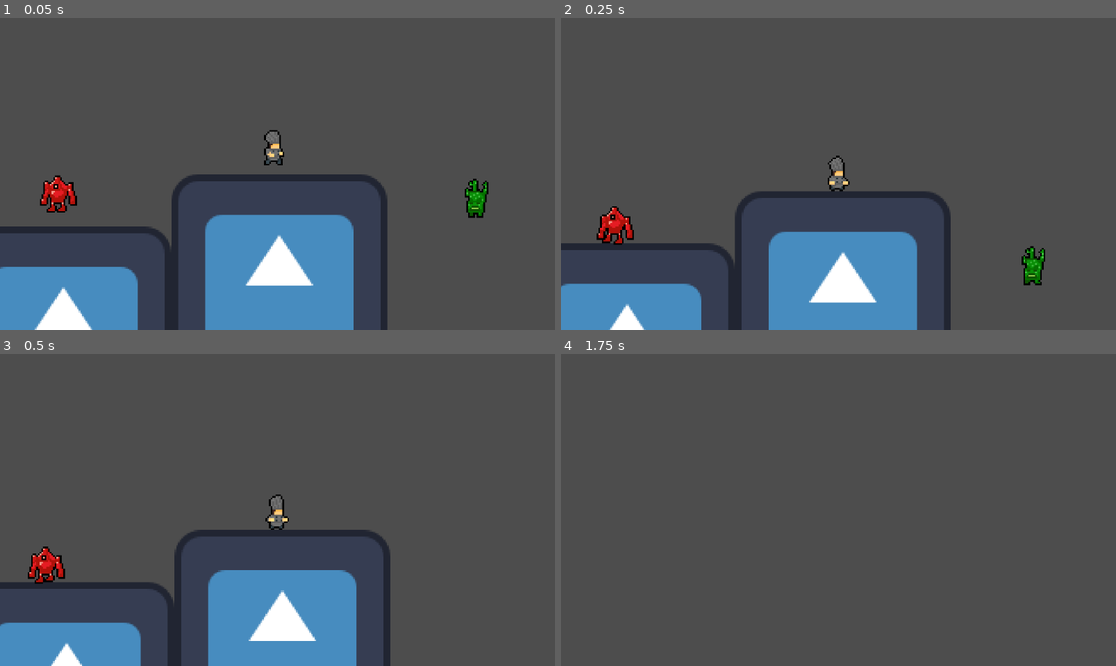
Above: before the commit, frames 1-4 (two rows, left to right).
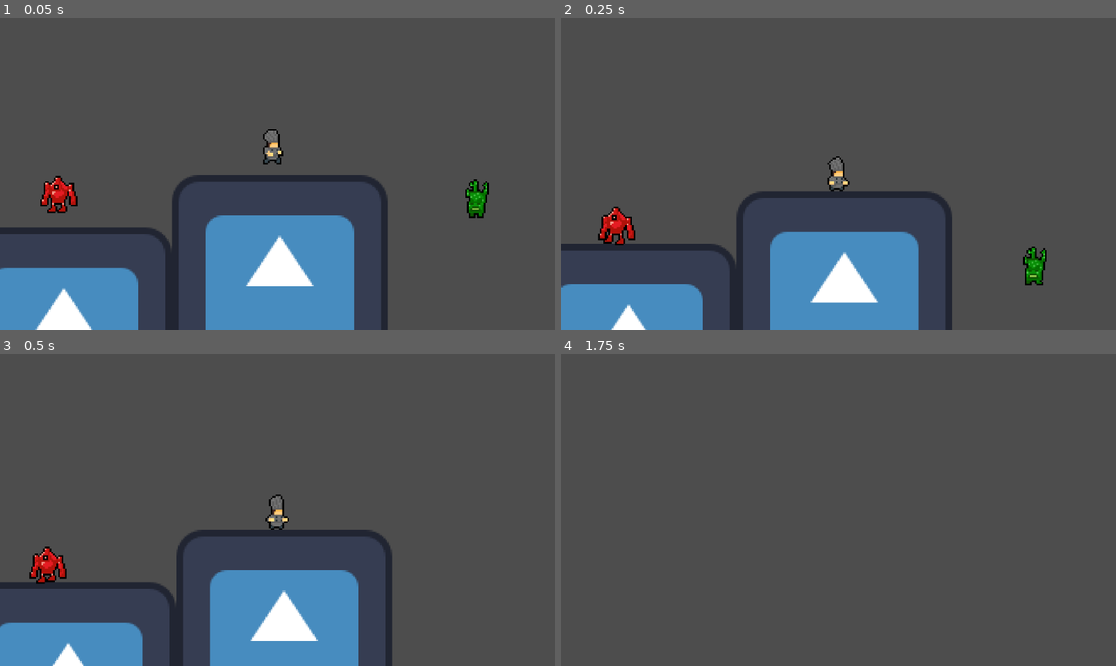
Above: after the commit, the same moments.

Repository: JomarMonreal/Super-Sous-Chef-Sonny-s-Colorful-Story-
Game: Godot game, scene res://prototype.tscn
Same seed, same stepped clock (60 frames per second), same inputs: the game is played once before the commit and once after it. The engine's default icon, where the game draws it, is replaced by a stand-in: a white triangle on a blue panel in a dark square.
Inputs:
- Up to frame 1 (0.05 s): no input
- Up to frame 2 (0.25 s): no input
- Up to frame 3 (0.5 s): no input
- Up to frame 4 (1.75 s): hold Right (move_right) from 0.53 s (still down); tap C (dash) at 0.6, 1.35 s; tap Up (jump) at 0.77, 1.52 s

The runs differ from the first frame. In frame 1, 1.4% of the frame differs, in the area x 0-89%, y 35-100%; in frame 2, 1.7%, in the area x 0-88%, y 44-100%; in frame 3, 1.5%; in frame 4, nothing differs.

Commit message:
feat: Added dead and hurt states on player and enemy

Diff:
--- a/Base/Scenes/dash_controller.tscn
+++ b/Base/Scenes/dash_controller.tscn
@@ -8,7 +8,7 @@
 dash_speed = 1000.0
 
 [node name="DashingCooldownTimer" type="Timer" parent="."]
-wait_time = 0.5
+wait_time = 0.25
 
 [node name="DashDelayTimer" type="Timer" parent="."]
 
--- a/Base/dash_controller.gd
+++ b/Base/dash_controller.gd
@@ -18,6 +18,7 @@
 signal dash_start
 signal dash_finished
 signal cooldown_finished
+signal dash_interrupted(body: Node2D)
 
 @onready var cooldown_timer: Timer = $DashingCooldownTimer
 @onready var delay_timer: Timer = $DashDelayTimer
@@ -80,6 +81,7 @@
 	var collision := controlled_body.move_and_collide(motion)
 
 	if collision:
+		dash_interrupted.emit(collision.get_collider())
 		_finish_dash()
 		return
 
--- a/Objects/Chef/Chef.tscn
+++ b/Objects/Chef/Chef.tscn
@@ -24,18 +24,26 @@
 [ext_resource type="Texture2D" uid="uid://cwq5d3nuwpyxc" path="res://Objects/Chef/Sprites/Walk/tile000.png" id="10_myb8i"]
 [ext_resource type="Texture2D" uid="uid://c71yf1qbndrf" path="res://Objects/Chef/Sprites/DashV2/tile007.png" id="11_6x0xk"]
 [ext_resource type="Texture2D" uid="uid://dlxe5f3xiv6wt" path="res://Objects/Chef/Sprites/Falling/tile002.png" id="11_cvesq"]
+[ext_resource type="Texture2D" uid="uid://dtuh38hlesm3w" path="res://Objects/Chef/Sprites/Dead/tile000.png" id="11_fa82u"]
 [ext_resource type="Texture2D" uid="uid://drfluc34gt31a" path="res://Objects/Chef/Sprites/Walk/tile001.png" id="11_yjrt3"]
 [ext_resource type="Texture2D" uid="uid://csvqcfr4f1rir" path="res://Objects/Chef/Sprites/Falling/tile003.png" id="12_3n1bv"]
+[ext_resource type="Texture2D" uid="uid://cr5qjdbavel0j" path="res://Objects/Chef/Sprites/Dead/tile001.png" id="12_gn3ia"]
 [ext_resource type="Texture2D" uid="uid://clj3maw1sb2s3" path="res://Objects/Chef/Sprites/Walk/tile002.png" id="12_nu8pr"]
+[ext_resource type="Texture2D" uid="uid://ux4hyefdtyj7" path="res://Objects/Chef/Sprites/Dead/tile002.png" id="13_2hvyt"]
 [ext_resource type="Texture2D" uid="uid://bcdwcdyy5bu3j" path="res://Objects/Chef/Sprites/Walk/tile003.png" id="13_e3vyr"]
+[ext_resource type="Texture2D" uid="uid://ccga0fnlvd6ip" path="res://Objects/Chef/Sprites/Dead/tile003.png" id="14_4g66w"]
 [ext_resource type="Texture2D" uid="uid://cm5b7p85p1gny" path="res://Objects/Chef/Sprites/Walk/tile004.png" id="14_vlq3j"]
 [ext_resource type="Texture2D" uid="uid://b1fjnjic7odq5" path="res://Objects/Chef/Sprites/Walk/tile005.png" id="15_1ht0x"]
 [ext_resource type="Texture2D" uid="uid://c25k1lfysjnq6" path="res://Objects/Chef/Sprites/Jumping/tile000.png" id="15_6oj22"]
+[ext_resource type="Texture2D" uid="uid://cwupgblga7hmv" path="res://Objects/Chef/Sprites/Dead/tile004.png" id="15_mxofw"]
 [ext_resource type="Texture2D" uid="uid://dxjcanf0df5m6" path="res://Objects/Chef/Sprites/Jumping/tile001.png" id="16_0djbx"]
+[ext_resource type="Texture2D" uid="uid://cw6s0erqo8013" path="res://Objects/Chef/Sprites/Dead/tile005.png" id="16_0w5aj"]
 [ext_resource type="Texture2D" uid="uid://bl4o3qy55c5sk" path="res://Objects/Chef/Sprites/Walk/tile006.png" id="16_uxhdq"]
+[ext_resource type="Texture2D" uid="uid://bgsetgmhqps0r" path="res://Objects/Chef/Sprites/Dead/tile006.png" id="17_6x55e"]
 [ext_resource type="Texture2D" uid="uid://byah37dumlpv0" path="res://Objects/Chef/Sprites/Jumping/tile002.png" id="17_djgt7"]
 [ext_resource type="Texture2D" uid="uid://dd0606atgonn1" path="res://Objects/Chef/Sprites/Walk/tile007.png" id="17_qdofp"]
 [ext_resource type="Texture2D" uid="uid://bpxr1nq588h1g" path="res://Objects/Chef/Sprites/Jumping/tile003.png" id="18_81q7c"]
+[ext_resource type="Texture2D" uid="uid://bw5p2rh8gtk6r" path="res://Objects/Chef/Sprites/Dead/tile007.png" id="18_kp4df"]
 [ext_resource type="Script" uid="uid://djgcf5ceh1vpd" path="res://Objects/Chef/States/chef_jumping.gd" id="31_g0qw0"]
 [ext_resource type="Script" uid="uid://dj2j8l0a87bl4" path="res://Objects/Chef/States/chef_falling.gd" id="32_0djbx"]
 [ext_resource type="Script" uid="uid://dfy0ueh6dkoii" path="res://Objects/Chef/States/chef_hurt.gd" id="40_6dtab"]
@@ -78,6 +86,59 @@
 }, {
 "frames": [{
 "duration": 1.0,
+"texture": ExtResource("11_fa82u")
+}, {
+"duration": 1.0,
+"texture": ExtResource("11_fa82u")
+}, {
+"duration": 1.0,
+"texture": ExtResource("12_gn3ia")
+}, {
+"duration": 1.0,
+"texture": ExtResource("12_gn3ia")
+}, {
+"duration": 1.0,
+"texture": ExtResource("13_2hvyt")
+}, {
+"duration": 1.0,
+"texture": ExtResource("13_2hvyt")
+}, {
+"duration": 1.0,
+"texture": ExtResource("14_4g66w")
+}, {
+"duration": 1.0,
+"texture": ExtResource("15_mxofw")
+}, {
+"duration": 1.0,
+"texture": ExtResource("14_4g66w")
+}, {
+"duration": 1.0,
+"texture": ExtResource("15_mxofw")
+}, {
+"duration": 1.0,
+"texture": ExtResource("16_0w5aj")
+}, {
+"duration": 1.0,
+"texture": ExtResource("16_0w5aj")
+}, {
+"duration": 1.0,
+"texture": ExtResource("17_6x55e")
+}, {
+"duration": 1.0,
+"texture": ExtResource("17_6x55e")
+}, {
+"duration": 1.0,
+"texture": ExtResource("18_kp4df")
+}, {
+"duration": 1.0,
+"texture": ExtResource("18_kp4df")
+}],
+"loop": false,
+"name": &"Dead",
+"speed": 5.0
+}, {
+"frames": [{
+"duration": 1.0,
 "texture": ExtResource("9_6x0xk")
 }, {
 "duration": 1.0,
@@ -185,6 +246,7 @@
 
 [node name="Chef" type="CharacterBody2D"]
 z_index = 1
+position = Vector2(-1, -1)
 script = ExtResource("1_bh4l4")
 
 [node name="SideScrollingMovement" type="Node" parent="."]
@@ -211,9 +273,8 @@
 texture_filter = 1
 material = SubResource("ShaderMaterial_yjrt3")
 sprite_frames = SubResource("SpriteFrames_v6i6m")
-animation = &"Walk"
+animation = &"Dead"
 autoplay = "Idle"
-frame_progress = 0.7178184
 speed_scale = 4.0
 
 [node name="ColorComponent" parent="AnimatedSprite2D" instance=ExtResource("40_bpugb")]
@@ -256,4 +317,6 @@
 script = ExtResource("41_1d1m7")
 
 [connection signal="timeout" from="HealthController/HurtCooldownTimer" to="HealthController" method="_on_hurt_cooldown_timer_timeout"]
+[connection signal="dash_interrupted" from="DashController" to="." method="_on_dash_controller_dash_interrupted"]
+[connection signal="dash_start" from="DashController" to="." method="_on_dash_controller_dash_start"]
 [connection signal="body_entered" from="Hitbox" to="." method="_on_hitbox_body_entered"]
--- a/Objects/Chef/States/chef_dead.gd
+++ b/Objects/Chef/States/chef_dead.gd
@@ -8,7 +8,7 @@
 func enter() -> void:
 	oscillation_time = 0
 	var chef := entity as Chef
-	_start_blinking(chef, 3, 0.2)  # blink 3 times, 0.2s per toggle
+	chef.sprite.play("Dead")
 
 
 func physics_process(delta: float) -> int:
@@ -17,22 +17,9 @@
 	# after enough time, mark chef as dead and hide
 	if oscillation_time > 8:
 		chef_dead.emit()
-		chef.sprite.visible = false
+		chef.queue_free()
 		return ChefBaseState.State.Dead
 
 	oscillation_time += delta * oscillation_speed
 
 	return ChefBaseState.State.Dead
-
-
-func _start_blinking(chef: Chef, blinks: int, interval: float) -> void:
-	blink(blinks, interval, chef)
-
-
-func blink(blinks: int, interval: float, chef: Chef) -> void:
-	await get_tree().process_frame
-	for i in range(blinks * 2):
-		chef.sprite.visible = not chef.sprite.visible
-		await get_tree().create_timer(interval).timeout
-	# end fully invisible (so it looks “dead”)
-	chef.sprite.visible = false
--- a/Objects/Chef/chef.gd
+++ b/Objects/Chef/chef.gd
@@ -27,10 +27,25 @@
 	emit_signal("dashing")
 
 
+
 func _on_hitbox_body_entered(body: Node2D) -> void:
+	if ((body is Enemy or body is Bullet) and !health_controller.is_hurt and !dash_controller.is_on_cooldown):
+		if body is Enemy:
+			health_controller.take_damage(1)
+			enemy_entered = body
+
+			if health_controller.health <= 0:
+				return states.change_state(ChefBaseState.State.Dead)
+			states.change_state(ChefBaseState.State.Hurt)
+
+
+
+func _on_dash_controller_dash_interrupted(body: Node2D) -> void:
 	if ((body is Enemy or body is Bullet) and !health_controller.is_hurt):
 		if body is Enemy:
-			if dash_controller.is_dashing and body.states.current_state != body.states.states[EnemyBaseState.State.Guarding]:
+			enemy_entered = body
+			enemy_entered.collider_entered = self
+			if body.states.current_state != body.states.states[EnemyBaseState.State.Guarding]:
 				body.health_controller.take_damage(1)
 			else:
 				health_controller.take_damage(1)
--- a/Objects/Enemy/Enemy.tscn
+++ b/Objects/Enemy/Enemy.tscn
@@ -14,7 +14,6 @@
 [ext_resource type="Texture2D" uid="uid://lv8wwu8fev2y" path="res://Objects/Enemy/Sprites/Green/tile023.png" id="10_wg5ps"]
 [ext_resource type="Script" uid="uid://bdqj8hl7k8x3e" path="res://Objects/Enemy/States/enemy_walk.gd" id="11_2r3xr"]
 [ext_resource type="Texture2D" uid="uid://cmyle68hccimj" path="res://Objects/Enemy/Sprites/Green/tile008.png" id="11_kaslg"]
-[ext_resource type="Script" uid="uid://b4e0c34megjsp" path="res://Objects/Enemy/enemy_state.gd" id="11_sbrxe"]
 [ext_resource type="Texture2D" uid="uid://bts207a2fqyh3" path="res://Objects/Enemy/Sprites/Green/tile009.png" id="12_1n2j4"]
 [ext_resource type="Texture2D" uid="uid://b2i5h50tmv6ha" path="res://Objects/Enemy/Sprites/Green/tile010.png" id="13_uift4"]
 [ext_resource type="Texture2D" uid="uid://cyd66yg4ry76h" path="res://Objects/Enemy/Sprites/Green/tile011.png" id="14_x85o4"]
@@ -32,6 +31,8 @@
 [ext_resource type="Texture2D" uid="uid://vk88imlvx34b" path="res://Objects/Enemy/Sprites/Green/tile007.png" id="26_v3fsn"]
 [ext_resource type="Script" uid="uid://h1bl61hrk6cu" path="res://Objects/Enemy/States/enemy_attacking.gd" id="29_5ccqh"]
 [ext_resource type="Script" uid="uid://b0m6vfj64ub4" path="res://Objects/Enemy/States/enemy_guarding.gd" id="31_nqhjh"]
+[ext_resource type="Script" uid="uid://ec84adcjxicg" path="res://Objects/Enemy/States/enemy_hurt.gd" id="32_ntf3j"]
+[ext_resource type="Script" uid="uid://emn72kkn1y2v" path="res://Objects/Enemy/dead.gd" id="33_ntf3j"]
 
 [sub_resource type="SpriteFrames" id="SpriteFrames_i2r1b"]
 animations = [{
@@ -185,11 +186,11 @@
 wait_time = 2.0
 
 [node name="Hurt" type="Node" parent="EnemyStateManager"]
-script = ExtResource("11_sbrxe")
+script = ExtResource("32_ntf3j")
 metadata/_custom_type_script = "uid://b4e0c34megjsp"
 
 [node name="Dead" type="Node" parent="EnemyStateManager"]
-script = ExtResource("11_sbrxe")
+script = ExtResource("33_ntf3j")
 metadata/_custom_type_script = "uid://b4e0c34megjsp"
 
 [connection signal="timeout" from="EnemyStateManager/Guarding/GuardDuration" to="EnemyStateManager/Guarding" method="_on_guard_duration_timeout"]
--- a/Objects/Enemy/Scenes/BlueEnemy.tscn
+++ b/Objects/Enemy/Scenes/BlueEnemy.tscn
@@ -33,6 +33,7 @@
 [ext_resource type="Script" uid="uid://h1bl61hrk6cu" path="res://Objects/Enemy/States/enemy_attacking.gd" id="30_at1ms"]
 [ext_resource type="Script" uid="uid://b0m6vfj64ub4" path="res://Objects/Enemy/States/enemy_guarding.gd" id="31_p5pp3"]
 [ext_resource type="Script" uid="uid://b4e0c34megjsp" path="res://Objects/Enemy/enemy_state.gd" id="32_kbmd4"]
+[ext_resource type="Script" uid="uid://ec84adcjxicg" path="res://Objects/Enemy/States/enemy_hurt.gd" id="33_pfufw"]
 
 [sub_resource type="SpriteFrames" id="SpriteFrames_i2r1b"]
 animations = [{
@@ -139,6 +140,7 @@
 visual_path = NodePath("../AnimatedSprite2D")
 
 [node name="HealthController" parent="." instance=ExtResource("3_dxjjj")]
+health = 3
 
 [node name="DashController" parent="." instance=ExtResource("3_pfufw")]
 dash_distance = 40.0
@@ -193,11 +195,13 @@
 wait_time = 2.0
 
 [node name="Hurt" type="Node" parent="EnemyStateManager"]
-script = ExtResource("32_kbmd4")
+script = ExtResource("33_pfufw")
 metadata/_custom_type_script = "uid://b4e0c34megjsp"
 
 [node name="Dead" type="Node" parent="EnemyStateManager"]
 script = ExtResource("32_kbmd4")
 metadata/_custom_type_script = "uid://b4e0c34megjsp"
 
+[connection signal="damaged" from="HealthController" to="." method="_on_health_controller_damaged"]
+[connection signal="dead" from="HealthController" to="." method="_on_health_controller_dead"]
 [connection signal="timeout" from="EnemyStateManager/Guarding/GuardDuration" to="EnemyStateManager/Guarding" method="_on_guard_duration_timeout"]
--- a/Objects/Enemy/Scenes/GreenEnemy.tscn
+++ b/Objects/Enemy/Scenes/GreenEnemy.tscn
@@ -33,6 +33,7 @@
 [ext_resource type="Script" uid="uid://h1bl61hrk6cu" path="res://Objects/Enemy/States/enemy_attacking.gd" id="30_0ym0c"]
 [ext_resource type="Script" uid="uid://b0m6vfj64ub4" path="res://Objects/Enemy/States/enemy_guarding.gd" id="31_t130l"]
 [ext_resource type="Script" uid="uid://b4e0c34megjsp" path="res://Objects/Enemy/enemy_state.gd" id="32_skhwi"]
+[ext_resource type="Script" uid="uid://ec84adcjxicg" path="res://Objects/Enemy/States/enemy_hurt.gd" id="33_rytl7"]
 
 [sub_resource type="SpriteFrames" id="SpriteFrames_i2r1b"]
 animations = [{
@@ -190,11 +191,13 @@
 wait_time = 2.0
 
 [node name="Hurt" type="Node" parent="EnemyStateManager"]
-script = ExtResource("32_skhwi")
+script = ExtResource("33_rytl7")
 metadata/_custom_type_script = "uid://b4e0c34megjsp"
 
 [node name="Dead" type="Node" parent="EnemyStateManager"]
 script = ExtResource("32_skhwi")
 metadata/_custom_type_script = "uid://b4e0c34megjsp"
 
+[connection signal="damaged" from="HealthController" to="." method="_on_health_controller_damaged"]
+[connection signal="dead" from="HealthController" to="." method="_on_health_controller_dead"]
 [connection signal="timeout" from="EnemyStateManager/Guarding/GuardDuration" to="EnemyStateManager/Guarding" method="_on_guard_duration_timeout"]
--- a/Objects/Enemy/Scenes/OrangeEnemy.tscn
+++ b/Objects/Enemy/Scenes/OrangeEnemy.tscn
@@ -33,6 +33,7 @@
 [ext_resource type="Script" uid="uid://h1bl61hrk6cu" path="res://Objects/Enemy/States/enemy_attacking.gd" id="30_wovls"]
 [ext_resource type="Script" uid="uid://b0m6vfj64ub4" path="res://Objects/Enemy/States/enemy_guarding.gd" id="31_psw1n"]
 [ext_resource type="Script" uid="uid://b4e0c34megjsp" path="res://Objects/Enemy/enemy_state.gd" id="32_64gbi"]
+[ext_resource type="Script" uid="uid://ec84adcjxicg" path="res://Objects/Enemy/States/enemy_hurt.gd" id="33_ftw8t"]
 
 [sub_resource type="SpriteFrames" id="SpriteFrames_i2r1b"]
 animations = [{
@@ -139,6 +140,7 @@
 visual_path = NodePath("../AnimatedSprite2D")
 
 [node name="HealthController" parent="." instance=ExtResource("3_irjtd")]
+health = 2
 
 [node name="DashController" parent="." instance=ExtResource("3_ftw8t")]
 dash_distance = 0.0
@@ -191,12 +193,14 @@
 wait_time = 2.0
 
 [node name="Hurt" type="Node" parent="EnemyStateManager"]
-script = ExtResource("32_64gbi")
+script = ExtResource("33_ftw8t")
 metadata/_custom_type_script = "uid://b4e0c34megjsp"
 
 [node name="Dead" type="Node" parent="EnemyStateManager"]
 script = ExtResource("32_64gbi")
 metadata/_custom_type_script = "uid://b4e0c34megjsp"
 
+[connection signal="damaged" from="HealthController" to="." method="_on_health_controller_damaged"]
+[connection signal="dead" from="HealthController" to="." method="_on_health_controller_dead"]
 [connection signal="dash_start" from="DashController" to="EnemyStateManager/Attacking" method="_on_dash_controller_dash_start"]
 [connection signal="timeout" from="EnemyStateManager/Guarding/GuardDuration" to="EnemyStateManager/Guarding" method="_on_guard_duration_timeout"]
--- a/Objects/Enemy/Scenes/PurpleEnemy.tscn
+++ b/Objects/Enemy/Scenes/PurpleEnemy.tscn
@@ -33,6 +33,7 @@
 [ext_resource type="Script" uid="uid://h1bl61hrk6cu" path="res://Objects/Enemy/States/enemy_attacking.gd" id="30_75mne"]
 [ext_resource type="Script" uid="uid://b0m6vfj64ub4" path="res://Objects/Enemy/States/enemy_guarding.gd" id="31_qeno5"]
 [ext_resource type="Script" uid="uid://b4e0c34megjsp" path="res://Objects/Enemy/enemy_state.gd" id="32_n8ig3"]
+[ext_resource type="Script" uid="uid://ec84adcjxicg" path="res://Objects/Enemy/States/enemy_hurt.gd" id="33_tenx1"]
 
 [sub_resource type="SpriteFrames" id="SpriteFrames_i2r1b"]
 animations = [{
@@ -150,6 +151,7 @@
 visual_path = NodePath("../AnimatedSprite2D")
 
 [node name="HealthController" parent="." instance=ExtResource("3_toqif")]
+health = 3
 
 [node name="DashController" parent="." instance=ExtResource("3_tenx1")]
 dash_distance = 5.0
@@ -203,11 +205,13 @@
 wait_time = 2.0
 
 [node name="Hurt" type="Node" parent="EnemyStateManager"]
-script = ExtResource("32_n8ig3")
+script = ExtResource("33_tenx1")
 metadata/_custom_type_script = "uid://b4e0c34megjsp"
 
 [node name="Dead" type="Node" parent="EnemyStateManager"]
 script = ExtResource("32_n8ig3")
 metadata/_custom_type_script = "uid://b4e0c34megjsp"
 
+[connection signal="damaged" from="HealthController" to="." method="_on_health_controller_damaged"]
+[connection signal="dead" from="HealthController" to="." method="_on_health_controller_dead"]
 [connection signal="timeout" from="EnemyStateManager/Guarding/GuardDuration" to="EnemyStateManager/Guarding" method="_on_guard_duration_timeout"]
--- a/Objects/Enemy/Scenes/RedEnemy.tscn
+++ b/Objects/Enemy/Scenes/RedEnemy.tscn
@@ -33,6 +33,7 @@
 [ext_resource type="Script" uid="uid://h1bl61hrk6cu" path="res://Objects/Enemy/States/enemy_attacking.gd" id="30_kt8qg"]
 [ext_resource type="Script" uid="uid://b0m6vfj64ub4" path="res://Objects/Enemy/States/enemy_guarding.gd" id="31_dptjw"]
 [ext_resource type="Script" uid="uid://b4e0c34megjsp" path="res://Objects/Enemy/enemy_state.gd" id="32_i03re"]
+[ext_resource type="Script" uid="uid://ec84adcjxicg" path="res://Objects/Enemy/States/enemy_hurt.gd" id="33_nmj0v"]
 
 [sub_resource type="SpriteFrames" id="SpriteFrames_i2r1b"]
 animations = [{
@@ -139,6 +140,7 @@
 visual_path = NodePath("../AnimatedSprite2D")
 
 [node name="HealthController" parent="." instance=ExtResource("3_dem81")]
+health = 5
 
 [node name="DashController" parent="." instance=ExtResource("3_3daaw")]
 dash_distance = 0.0
@@ -192,11 +194,13 @@
 wait_time = 2.0
 
 [node name="Hurt" type="Node" parent="EnemyStateManager"]
-script = ExtResource("32_i03re")
+script = ExtResource("33_nmj0v")
 metadata/_custom_type_script = "uid://b4e0c34megjsp"
 
 [node name="Dead" type="Node" parent="EnemyStateManager"]
 script = ExtResource("32_i03re")
 metadata/_custom_type_script = "uid://b4e0c34megjsp"
 
+[connection signal="damaged" from="HealthController" to="." method="_on_health_controller_damaged"]
+[connection signal="dead" from="HealthController" to="." method="_on_health_controller_dead"]
 [connection signal="timeout" from="EnemyStateManager/Guarding/GuardDuration" to="EnemyStateManager/Guarding" method="_on_guard_duration_timeout"]
--- a/Objects/Enemy/Scenes/YellowEnemy.tscn
+++ b/Objects/Enemy/Scenes/YellowEnemy.tscn
@@ -33,7 +33,7 @@
 [ext_resource type="Script" uid="uid://h1bl61hrk6cu" path="res://Objects/Enemy/States/enemy_attacking.gd" id="30_70lbu"]
 [ext_resource type="Script" uid="uid://b0m6vfj64ub4" path="res://Objects/Enemy/States/enemy_guarding.gd" id="31_aopvj"]
 [ext_resource type="Script" uid="uid://b4e0c34megjsp" path="res://Objects/Enemy/enemy_state.gd" id="32_fmngu"]
-[ext_resource type="Script" uid="uid://b65xkpfo6sqxk" path="res://Objects/Enemy/Scenes/enemy_hurt.gd" id="33_xfykc"]
+[ext_resource type="Script" uid="uid://ec84adcjxicg" path="res://Objects/Enemy/States/enemy_hurt.gd" id="33_xfykc"]
 
 [sub_resource type="SpriteFrames" id="SpriteFrames_i2r1b"]
 animations = [{
@@ -141,6 +141,8 @@
 visual_path = NodePath("../AnimatedSprite2D")
 
 [node name="HealthController" parent="." instance=ExtResource("3_nws34")]
+position = Vector2(-1, 0)
+health = 3
 
 [node name="DashController" parent="." instance=ExtResource("3_xfykc")]
 dash_distance = 40.0
@@ -201,4 +203,6 @@
 script = ExtResource("32_fmngu")
 metadata/_custom_type_script = "uid://b4e0c34megjsp"
 
+[connection signal="damaged" from="HealthController" to="." method="_on_health_controller_damaged"]
+[connection signal="dead" from="HealthController" to="." method="_on_health_controller_dead"]
 [connection signal="timeout" from="EnemyStateManager/Guarding/GuardDuration" to="EnemyStateManager/Guarding" method="_on_guard_duration_timeout"]
--- a/Objects/Enemy/Scenes/enemy_hurt.gd
+++ /dev/null
@@ -1,60 +0,0 @@
-extends EnemyBaseState
-
-var oscillation_time: float = 0.0
-var oscillation_speed: float = 5.0          # how quickly hurt time ends
-var knockback_speed: float = 280.0          # push strength
-var knockback_damp: float = 10.0            # easing toward 0 velocity
-
-func enter() -> void:
-	oscillation_time = 0.0
-	var enemy := entity as Enemy
-
-	# knockback away from attacker if we have reference
-	if enemy.last_attacker and enemy.last_attacker is Node2D:
-		var dx = enemy.global_position.x - enemy.last_attacker.global_position.x
-		var dir_x := 1.0 if dx > 0 else -1.0
-		enemy.character_movement.velocity.x = dir_x * knockback_speed
-
-	# play hurt animation if available
-	if enemy.sprite.has_animation("Hurt"):
-		enemy.sprite.play("Hurt")
-
-	# blink 3 times
-	_start_blinking(enemy, 3, 0.15)
-
-
-func process(delta: float) -> int:
-	var enemy := entity as Enemy
-
-	# end hurt window
-	if oscillation_time > 1.0:
-		enemy.character_movement.velocity.x = 0.0
-		return EnemyBaseState.State.Moving   # back to moving (or Idle if you prefer)
-
-	oscillation_time += delta * oscillation_speed
-
-	# gravity if airborne
-	if not enemy.is_on_floor():
-		enemy.character_movement.velocity += enemy.get_gravity() * delta
-
-	# damp knockback
-	enemy.character_movement.velocity.x = move_toward(
-		enemy.character_movement.velocity.x,
-		0.0,
-		knockback_damp * knockback_speed * delta
-	)
-
-	enemy.character_movement.move(delta)
-	return EnemyBaseState.State.Hurt
-
-
-# --- Blinking Helper ---
-func _start_blinking(enemy: Enemy, blinks: int, interval: float) -> void:
-	blink(blinks, interval, enemy)
-
-func blink(blinks: int, interval: float, enemy: Enemy) -> void:
-	await get_tree().process_frame
-	for i in range(blinks * 2):
-		enemy.sprite.visible = not enemy.sprite.visible
-		await get_tree().create_timer(interval).timeout
-	enemy.sprite.visible = true
--- /dev/null
+++ b/Objects/Enemy/States/enemy_hurt.gd
@@ -0,0 +1,51 @@
+extends EnemyBaseState
+
+var oscillation_time: float = 0.0
+var hurt_duration: float = 0.5              # how long the hurt state lasts
+var knockback_speed: float = 320.0          # initial push strength
+var knockback_damp: float = 8.0             # easing factor
+
+func enter() -> void:
+	oscillation_time = 0.0
+
+	var enemy := entity as Enemy
+	_start_blinking(enemy, 3, 0.09)
+	print(enemy.collider_entered)
+
+	# Apply knockback away from attacker
+	if enemy.collider_entered is Node2D:
+		var intruder := enemy.collider_entered as Node2D
+		var dir_x = sign(enemy.global_position.x - intruder.global_position.x)
+		enemy.velocity.x = dir_x * knockback_speed
+
+
+func physics_process(delta: float) -> int:
+	var enemy := entity as Enemy
+
+	oscillation_time += delta
+	if oscillation_time > hurt_duration:
+		return EnemyBaseState.State.Moving
+
+	# Apply gravity
+	if not enemy.is_on_floor():
+		enemy.velocity += enemy.get_gravity() * delta
+
+	# Smooth knockback decay
+	enemy.velocity.x = move_toward(enemy.velocity.x, 0.0, knockback_damp * delta * knockback_speed)
+
+	# ✅ Important: move the character with its velocity
+	enemy.move_and_slide()
+
+	return EnemyBaseState.State.Hurt
+
+
+func _start_blinking(enemy: Enemy, blinks: int, interval: float) -> void:
+	blink(blinks, interval, enemy)
+
+
+func blink(blinks: int, interval: float, enemy: Enemy) -> void:
+	await get_tree().process_frame
+	for i in range(blinks * 2):
+		enemy.sprite.visible = not enemy.sprite.visible
+		await get_tree().create_timer(interval).timeout
+	enemy.sprite.visible = true
--- /dev/null
+++ b/Objects/Enemy/dead.gd
@@ -0,0 +1,11 @@
+extends EnemyBaseState
+
+
+# Called when the node enters the scene tree for the first time.
+func _ready() -> void:
+	pass # Replace with function body.
+
+
+# Called every frame. 'delta' is the elapsed time since the previous frame.
+func _process(delta: float) -> void:
+	pass
--- a/Objects/Enemy/enemy.gd
+++ b/Objects/Enemy/enemy.gd
@@ -7,6 +7,8 @@
 @onready var dash_controller: DashController = $DashController
 @onready var health_controller: HealthController = $HealthController
 
+var collider_entered: Node2D
+
 func _ready() -> void:
 	states.init(self)
 
@@ -15,3 +17,12 @@
 
 func _physics_process(delta: float) -> void:
 	states.physics_process(delta)
+
+
+
+func _on_health_controller_damaged(amount: float) -> void:
+	states.change_state(EnemyBaseState.State.Hurt)
+
+
+func _on_health_controller_dead() -> void:
+	queue_free()
Not shown: 1 places in Objects/Chef/Chef.tscn that only renumber resources
Binary file added: Objects/Chef/Sprites/Dead/tile000.png
Not shown, added: Objects/Chef/Sprites/Dead/tile000.png.import
Binary file added: Objects/Chef/Sprites/Dead/tile001.png
Not shown, added: Objects/Chef/Sprites/Dead/tile001.png.import
Binary file added: Objects/Chef/Sprites/Dead/tile002.png
Not shown, added: Objects/Chef/Sprites/Dead/tile002.png.import
Binary file added: Objects/Chef/Sprites/Dead/tile003.png
Not shown, added: Objects/Chef/Sprites/Dead/tile003.png.import
Binary file added: Objects/Chef/Sprites/Dead/tile004.png
Not shown, added: Objects/Chef/Sprites/Dead/tile004.png.import
Binary file added: Objects/Chef/Sprites/Dead/tile005.png
(and 14 more such lines)
